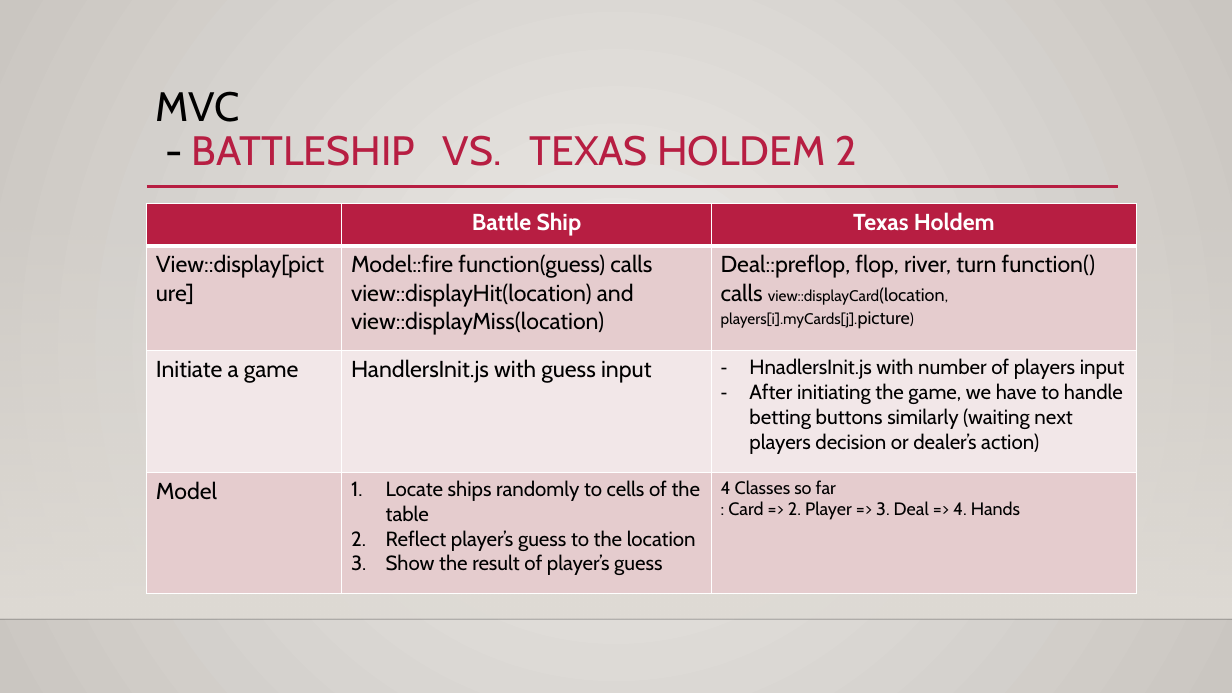
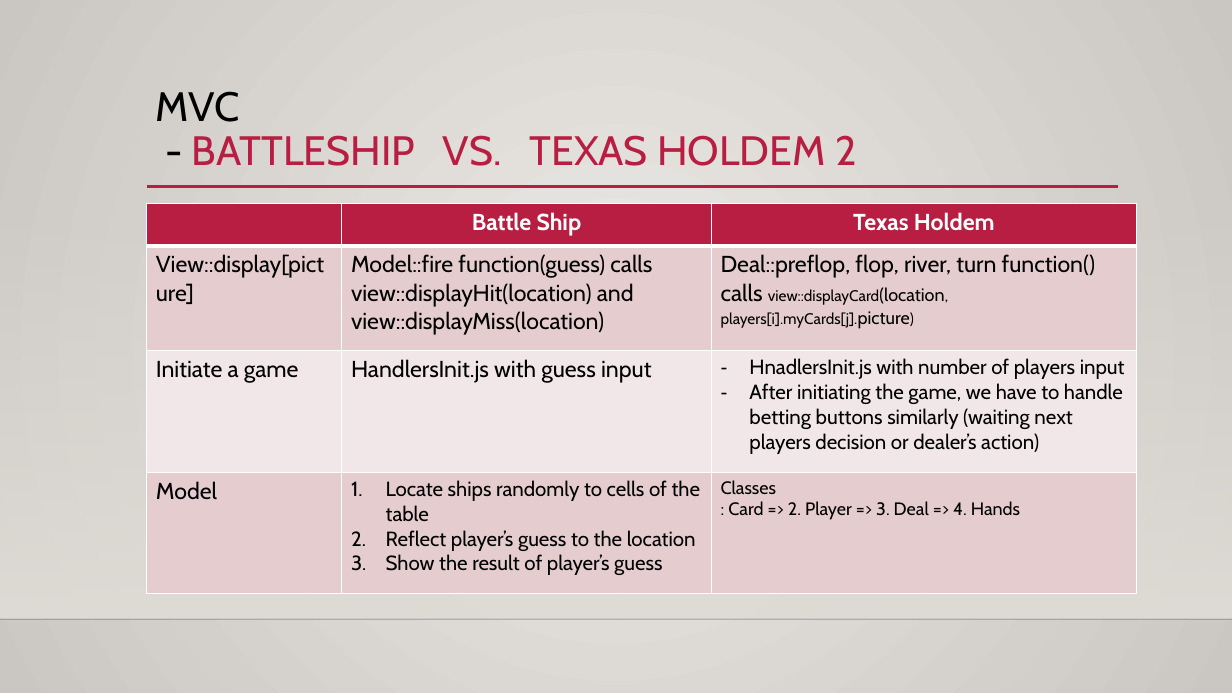
Before and after one commit to bl2746750/LeeByoungmo_CIS_17b_47697, a slide deck: slide 13 of Proj/Texas holdem.pptx. Drawn at 1232x693 pixels with LibreOffice and Linux fonts; fonts in the diff are those of the drawing; background and template pictures are left out. Boxes give left, top, right and bottom in pixels: in the first picture for what was removed or moved away, otherwise in the second. Text is boxed around its words. In the diff, an @@ line names an element or a change of style, - is before the commit and + after.

```diff
--- a/Proj/Texas holdem.pptx
+++ b/Proj/Texas holdem.pptx
@@ table at bbox=[147, 203, 1137, 593] @@
-row 4, column 3: 4 Classes so far / : Card => 2. Player => 3. Deal => 4. Hands
+row 4, column 3: Classes / : Card => 2. Player => 3. Deal => 4. Hands
```
Also in this commit, not shown: 7 other slides changed, 3 other files.
